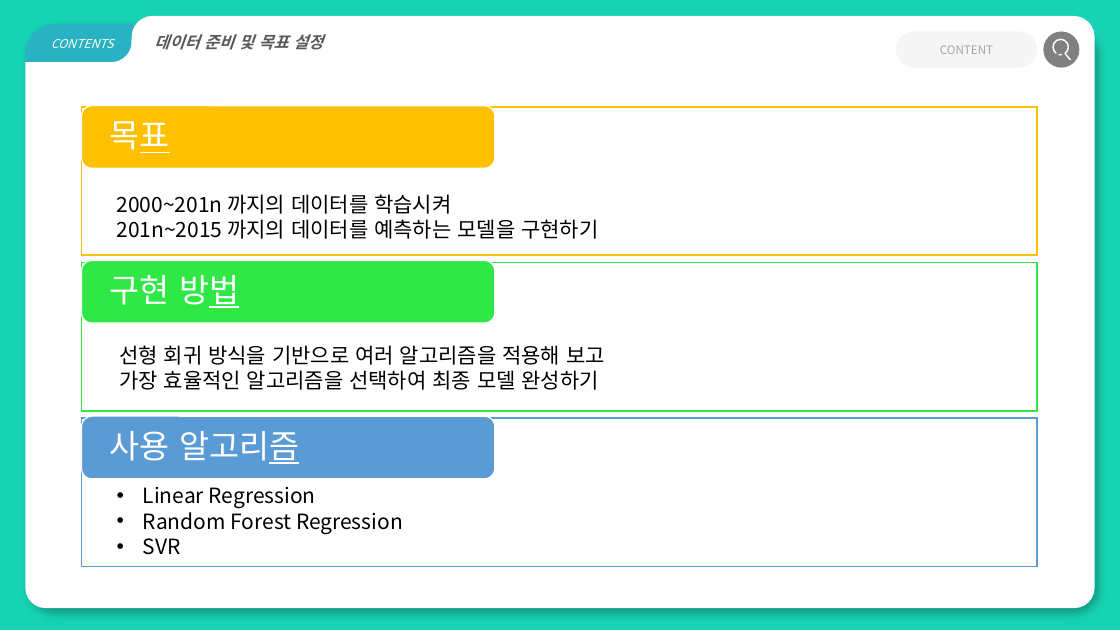
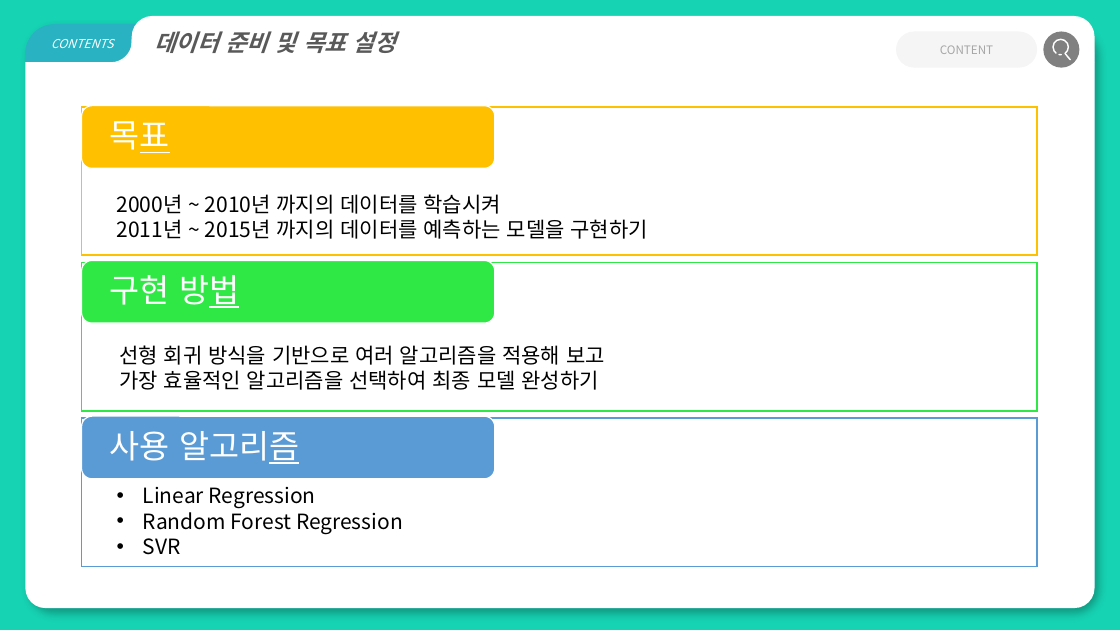
Before and after one commit to good-thing/life_exam, a slide deck: slide 4 of 특강 프로젝트 PPT.pptx. Drawn at 1120x630 pixels with LibreOffice and Linux fonts; fonts in the diff are those of the drawing. Boxes give left, top, right and bottom in pixels: in the first picture for what was removed or moved away, otherwise in the second. Text is boxed around its words. In the diff, an @@ line names an element or a change of style, - is before the commit and + after.

```diff
--- a/특강 프로젝트 PPT.pptx
+++ b/특강 프로젝트 PPT.pptx
@@ round same rect "데이터 준비 및 목표 설정" at [132,16,1095,62]: size 14 to 20 pt @@
@@ text at [117,194,648,239]: text changed @@
-2000~201n 까지의 데이터를 학습시켜
-201n~2015 까지의 데이터를 예측하는 모델을 구현하기
+2000년 ~ 2010년 까지의 데이터를 학습시켜
+2011년 ~ 2015년 까지의 데이터를 예측하는 모델을 구현하기
```
Also in this commit, not shown: 7 other slides changed, 3 slides added, 1 other file.
